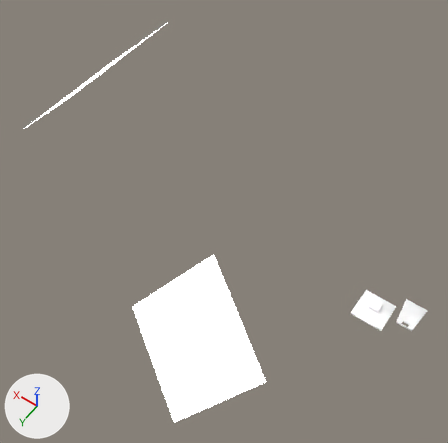
A saved change to the Blender file rpi/camera/camera.blend.
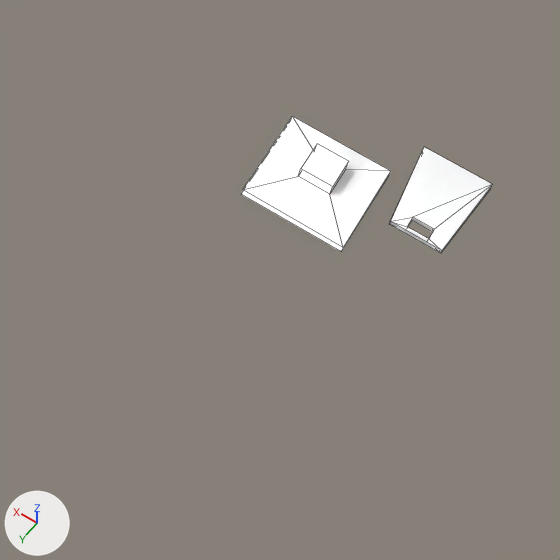
There are two pictures of each version: one whole from a 50 mm camera at (-21.9, 281.6, 429.2) aimed at (141.0, 53.5, 70.8), one close up on the part from 62% to 100% of the width and 57% to 96% of the height. Lighting does not change. The marker at lower left points along +X, +Y and +Z. The close-ups show mesh edges as thin lines.

The older version as bpy lines, for what is in view:
```python
me_cube_002 = bpy.data.meshes.new('Cube.002')
me_cube_002.from_pydata(...)  # 16 vertices, 14 faces; spans x -1.0..1.0, y -1.0..1.0, z -1.0..4.5
me_cube_002.materials.append(mat_material)  # white #e7e7e7
me_cube_004 = bpy.data.meshes.new('Cube.004')
me_cube_004.from_pydata(...)  # 16 vertices, 18 faces; spans x -1.0..1.0, y -1.0..1.0, z -1.0..1.0
ob_base = bpy.data.objects.new('base', me_cube_004)
ob_base.location = (0.0, 0.0, 0.0)
ob_base.scale = (9.0, 11.5, 1.0)
ob_camera = bpy.data.objects.new('camera', me_cube_002)
ob_camera.location = (23.3, 26.8, 23.4)
ob_camera.scale = (12.6, 12.0, 1.0)
```
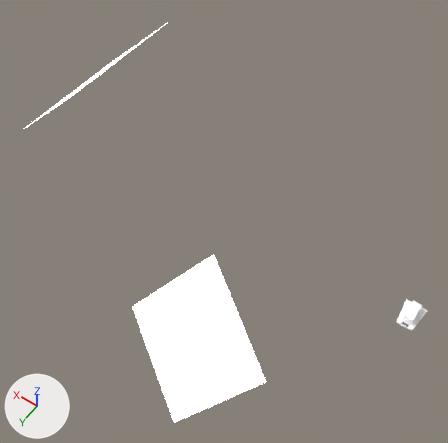
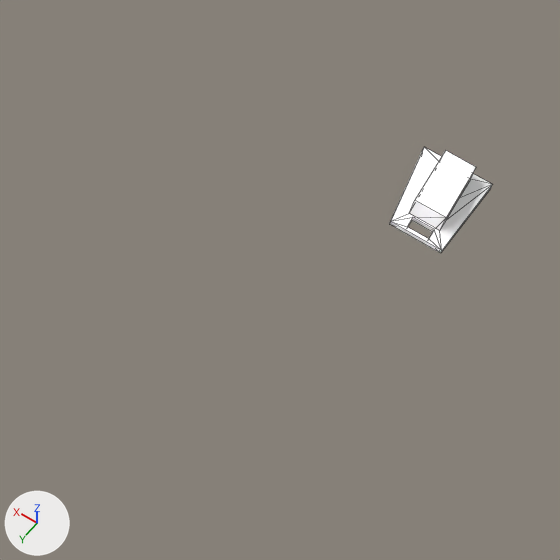
Commit message: rpi: adding post to base

Pixel boxes [x1, y1, x2, y2] of what changed, in the close-ups (560 x 560 px):
'camera', hidden
    before: [242, 116, 391, 252]
'base.001', added
    after: [390, 147, 493, 253]
'base', hidden
    before: [390, 147, 493, 253]

The change in detail:
Mesh me_cube_006 is new.
It has 28 vertices, 33 faces and spans x -1.0..1.0, y -1.0..1.0, z -1.0..6.6.
Object 'camera' (ob_camera) moves from (23.3, 26.8, 23.4) to (0.0, 0.0, 0.0).
Object 'camera' (ob_camera) is now hidden.
Object 'base' (ob_base) is now hidden.
Object 'base.001' (ob_base_001) is new; it shows me_cube_006.
Its location is (0.0, 0.0, 0.0).
Its scale is (9.0, 11.5, 1.0).
